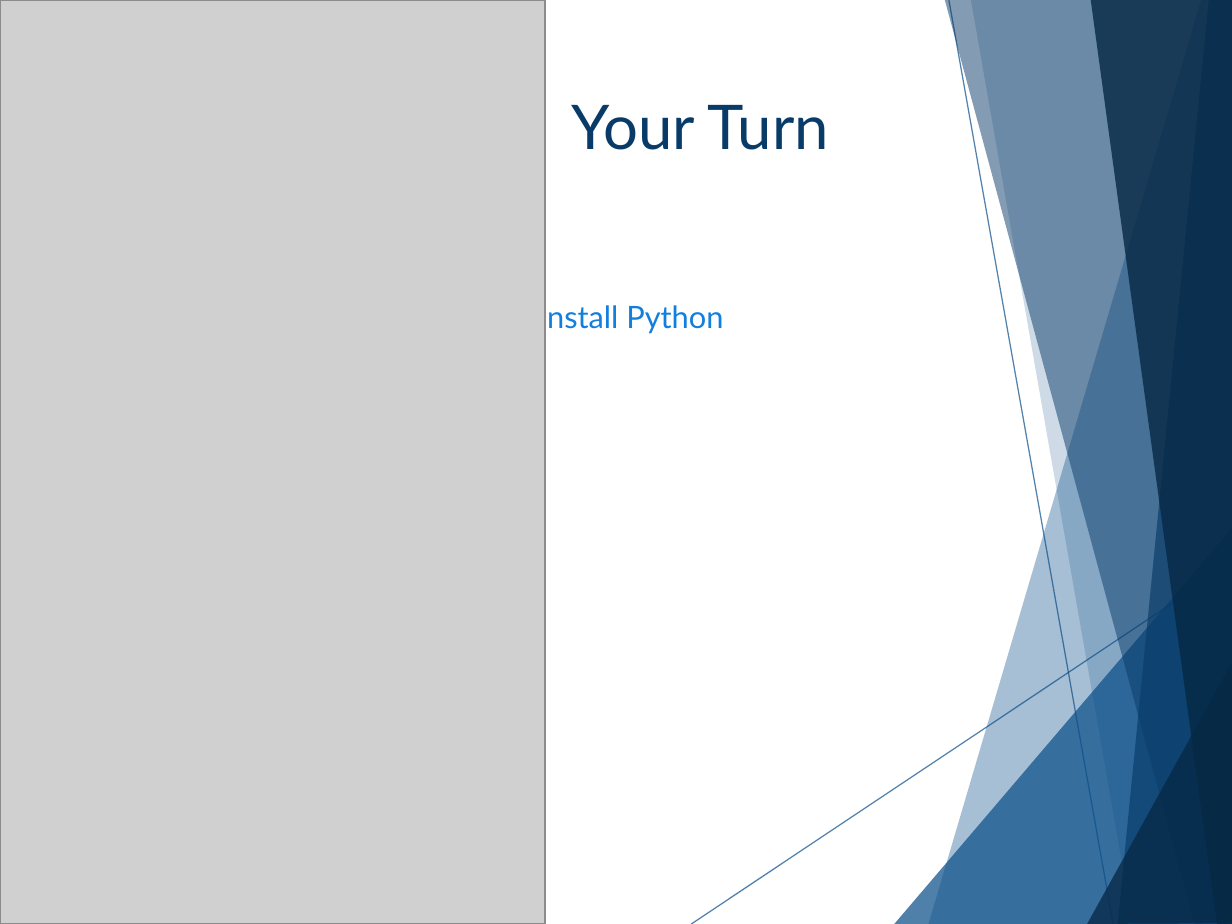
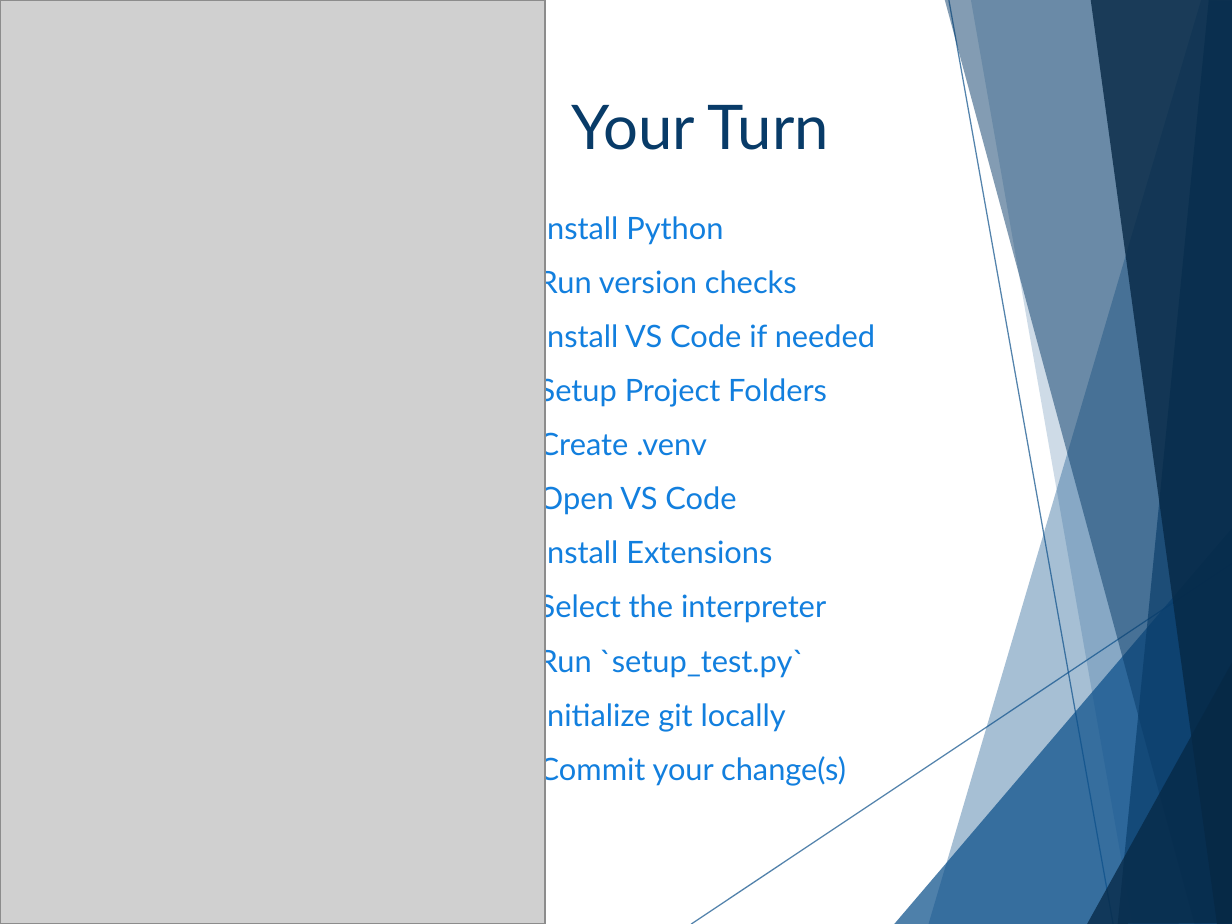
Before and after one commit to cashmy/AAISE_Details, a slide deck: slide 40 of 10-152-117_Python_Programming/Slide_Decks/Week_01/W01D01_Setup_Lecture_Slides.pptx (slide 38 before the commit). Drawn at 1232x924 pixels with LibreOffice and Linux fonts; fonts in the diff are those of the drawing; grey boxes stand for pictures; background and template pictures are left out. Boxes give left, top, right and bottom in pixels: in the first picture for what was removed or moved away, otherwise in the second. Text is boxed around its words. In the diff, an @@ line names an element or a change of style, - is before the commit and + after.

```diff
--- a/10-152-117_Python_Programming/Slide_Decks/Week_01/W01D01_Setup_Lecture_Slides.pptx
+++ b/10-152-117_Python_Programming/Slide_Decks/Week_01/W01D01_Setup_Lecture_Slides.pptx
@@ text "Install Python": place and size @@
-text "Install Python" at <box>539,301,723,334</box>
+text "Install Python" at <box>539,212,875,786</box>
@@ text at <box>539,266,875,786</box>: paragraphs added @@
+Run version checks
+Install VS Code if needed
+Setup Project Folders
+Create .venv
+Open VS Code
+Install Extensions
+Select the interpreter
+Run `setup_test.py`
+Initialize git locally
+Commit your change(s)
```
Also in this commit, not shown: 8 other slides changed, 7 slides added, 6 slides removed, 25 other files.
